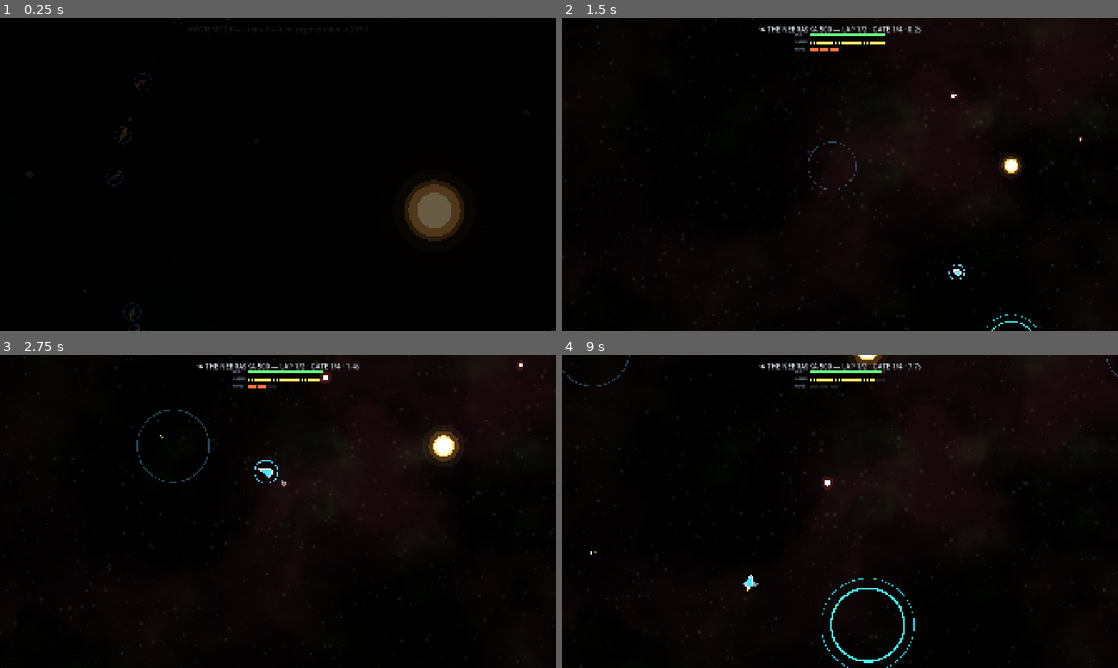
Above: before the commit, frames 1-4 (two rows, left to right).
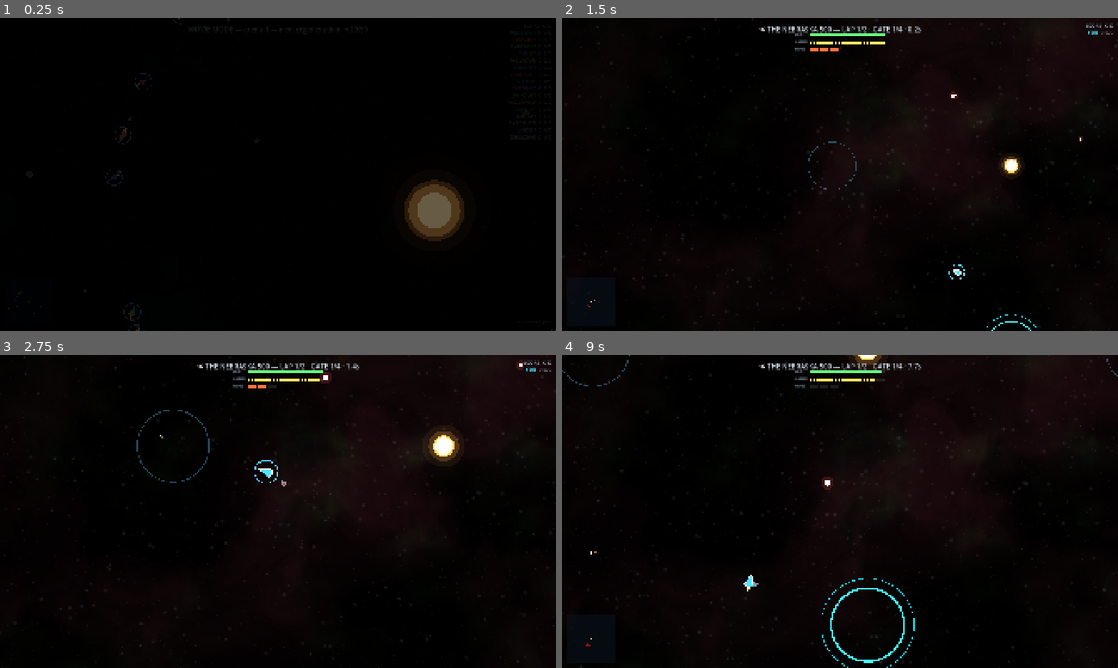
Above: after the commit, the same moments.

Repository: CryptoJones/XSpaceWar-AI
Game: Godot game, scene res://src/ui/main.tscn
Two runs of this game, one before a commit and one after it. Both use one fixed random seed, a clock stepped at 60 frames per second and the inputs below.
Inputs (mouse positions are in pixels of both pictures, inside the frame that each line leads up to):
- Up to frame 1 (0.25 s): no input
- Up to frame 2 (1.5 s): tap Enter at 0.5 s; move the mouse to (962, 158) at 0.52 s; hold D 0.53-1.25 s; tap Shift at 0.6 s; click (962, 158) at 0.67 s; tap Space at 0.77 s; click (906, 58) at 1.25 s
- Up to frame 3 (2.75 s): move the mouse to (166, 527) at 2.02 s; hold S from 2.03 s (still down); tap M at 2.1 s; tap Space at 2.27 s
- Up to frame 4 (9 s): move the mouse to (895, 442) at 2.77 s; release S at 2.78 s; hold D 2.78-3.53 s; tap K at 2.85 s; move the mouse to (812, 574) at 3.52 s; hold W 3.53-4.28 s; tap B at 3.6 s; click (812, 574) at 3.67 s; tap Space at 3.77, 4.52, 5.27, 6.77, 7.52, 8.27 s; move the mouse to (1006, 558) at 4.27 s; hold Enter 4.28-5.03 s; hold A 4.28-5.78 s; move the mouse to (673, 464) at 5.02 s; tap Tab at 5.1 s; move the mouse to (867, 511) at 5.77 s; hold S 5.78-6.53 s; tap N at 5.85 s; click (867, 511) at 5.92 s; move the mouse to (756, 433) at 6.52 s; hold D 6.53-7.28 s; tap P at 6.6 s; move the mouse to (962, 495) at 7.27 s; hold W 7.28-8.03 s; tap F at 7.35 s; move the mouse to (728, 527) at 8.02 s; hold D 8.03-8.78 s; tap Shift at 8.1 s; click (728, 527) at 8.17 s; move the mouse to (895, 442) at 8.77 s; hold S from 8.78 s (still down); tap M at 8.85 s

The runs differ from the first frame. In frame 1, less than 0.1% of the frame differs, in the area x 1-97%, y 21-95%; in frame 2, less than 0.1%, in the area x 4-100%, y 1-93%; in frame 3, less than 0.1%; in frame 4, less than 0.1%.

Commit message:
fix(hud): scoreboard and minimap mispositioned on all platforms (v2.1.4)
The RTL-mirroring code (v1.13.0) replaced the original hardcoded top-left
positions with set_anchors_preset + .position for the scoreboard, radar,
and spec-hint. In Godot 4, assigning .position on an anchored Control
recomputes the internal offsets from the live viewport size: with a
1920x1080 viewport already resolved, offset_top = position.y -
anchor_top * 1080, so setting position.y = -186 on a PRESET_BOTTOM_LEFT
element yields offset_top = -186 - 1080 = -1266 → rect_y = -186 (above
screen). The scoreboard ended up at x = -336 (off-screen left) and the
minimap appeared clipped over the kill feed.

Fix: set offset_left/right/top/bottom directly. These are anchor-relative
by definition, so e.g. offset_top = -186 on a bottom anchor gives
rect_y = 1080 - 186 = 894 regardless of when the CanvasLayer's viewport
rect is resolved. RTL branch receives the same treatment.

Co-Authored-By: Claude Sonnet 4.6 <noreply@anthropic.com>

Diff:
--- a/project.godot
+++ b/project.godot
@@ -6,7 +6,7 @@
 [application]
 
 config/name="XSpaceWar-AI"
-config/version="2.1.3"
+config/version="2.1.4"
 config/description="A modern, AI-driven networked space-fighter — a 2026 reimagining of the classic networked Spacewar! / xspacewar. Apache 2.0."
 run/main_scene="res://src/ui/main.tscn"
 config/features=PackedStringArray("4.6", "Forward Plus")
--- a/src/ui/hud.gd
+++ b/src/ui/hud.gd
@@ -131,36 +131,42 @@
 		return  # a translation-changed notification can arrive before _ready builds the HUD
 	var ts := TextServerManager.get_primary_interface()
 	_rtl = ts != null and ts.is_locale_right_to_left(TranslationServer.get_locale())
+	# Use offset_* directly instead of position so placement is always correct
+	# regardless of when the CanvasLayer resolves its viewport rect.  Setting
+	# .position on an anchored Control recomputes the offsets from the live
+	# parent size, which can place controls off-screen when anchors != (0,0).
 	if _rtl:
 		_score.set_anchors_preset(Control.PRESET_TOP_LEFT)
 		_score.grow_horizontal = Control.GROW_DIRECTION_END
-		_score.position = Vector2(16, 14)
+		_score.offset_left = 16; _score.offset_top = 14
 		_feed_label.set_anchors_preset(Control.PRESET_TOP_RIGHT)
 		_feed_label.grow_horizontal = Control.GROW_DIRECTION_BEGIN
-		_feed_label.position = Vector2(-16 - 360, 14)
+		_feed_label.offset_right = -16; _feed_label.offset_left = -16 - 360; _feed_label.offset_top = 14
 		_radar.set_anchors_preset(Control.PRESET_BOTTOM_RIGHT)
 		_radar.grow_horizontal = Control.GROW_DIRECTION_BEGIN
 		_radar.grow_vertical = Control.GROW_DIRECTION_BEGIN
-		_radar.position = Vector2(-16 - RADAR_SIZE, -16 - RADAR_SIZE)
+		_radar.offset_right = -16; _radar.offset_left = -16 - RADAR_SIZE
+		_radar.offset_bottom = -16; _radar.offset_top = -16 - RADAR_SIZE
 		_spec_hint.set_anchors_preset(Control.PRESET_BOTTOM_LEFT)
 		_spec_hint.grow_horizontal = Control.GROW_DIRECTION_END
 		_spec_hint.grow_vertical = Control.GROW_DIRECTION_BEGIN
-		_spec_hint.position = Vector2(16, -16)
+		_spec_hint.offset_left = 16; _spec_hint.offset_bottom = -16
 	else:
 		_score.set_anchors_preset(Control.PRESET_TOP_RIGHT)
 		_score.grow_horizontal = Control.GROW_DIRECTION_BEGIN
-		_score.position = Vector2(-16 - 320, 14)
+		_score.offset_right = -16; _score.offset_left = -16 - 320; _score.offset_top = 14
 		_feed_label.set_anchors_preset(Control.PRESET_TOP_LEFT)
 		_feed_label.grow_horizontal = Control.GROW_DIRECTION_END
-		_feed_label.position = Vector2(16, 14)
+		_feed_label.offset_left = 16; _feed_label.offset_top = 14
 		_radar.set_anchors_preset(Control.PRESET_BOTTOM_LEFT)
 		_radar.grow_horizontal = Control.GROW_DIRECTION_END
 		_radar.grow_vertical = Control.GROW_DIRECTION_BEGIN
-		_radar.position = Vector2(16, -16 - RADAR_SIZE)
+		_radar.offset_left = 16; _radar.offset_right = 16 + RADAR_SIZE
+		_radar.offset_bottom = -16; _radar.offset_top = -16 - RADAR_SIZE
 		_spec_hint.set_anchors_preset(Control.PRESET_BOTTOM_RIGHT)
 		_spec_hint.grow_horizontal = Control.GROW_DIRECTION_BEGIN
 		_spec_hint.grow_vertical = Control.GROW_DIRECTION_BEGIN
-		_spec_hint.position = Vector2(-16, -16)
+		_spec_hint.offset_right = -16; _spec_hint.offset_bottom = -16
 	_radar.size = Vector2(RADAR_SIZE, RADAR_SIZE)
 	_score.custom_minimum_size = Vector2(320, 0)
 
Not shown, changed: CHANGELOG.md
